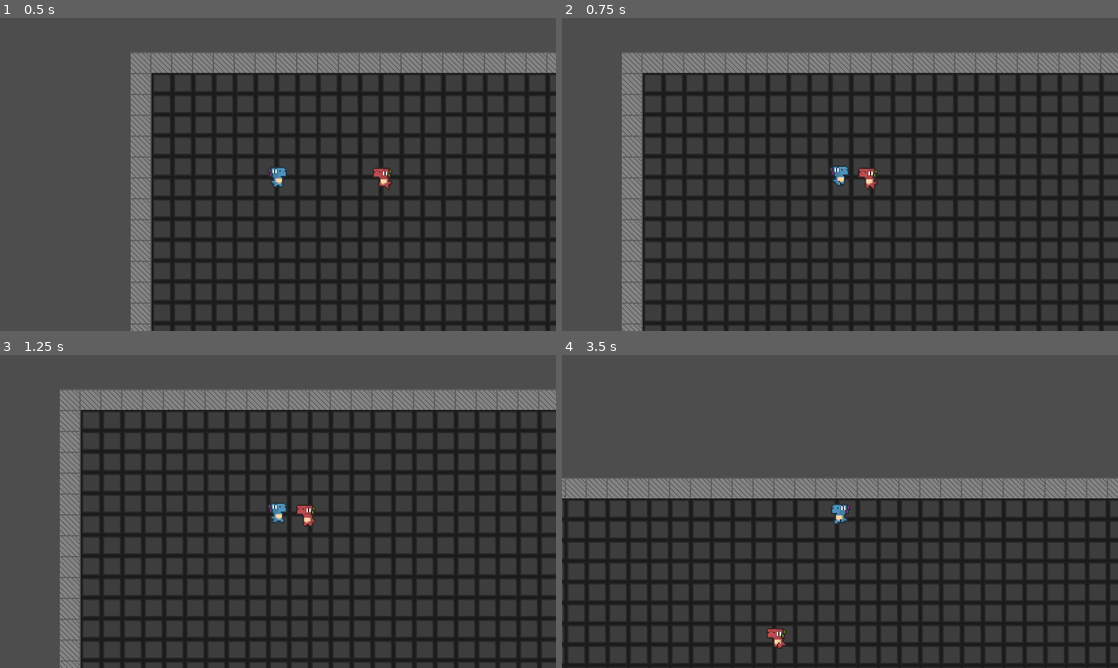
Above: before the commit, frames 1-4 (two rows, left to right).
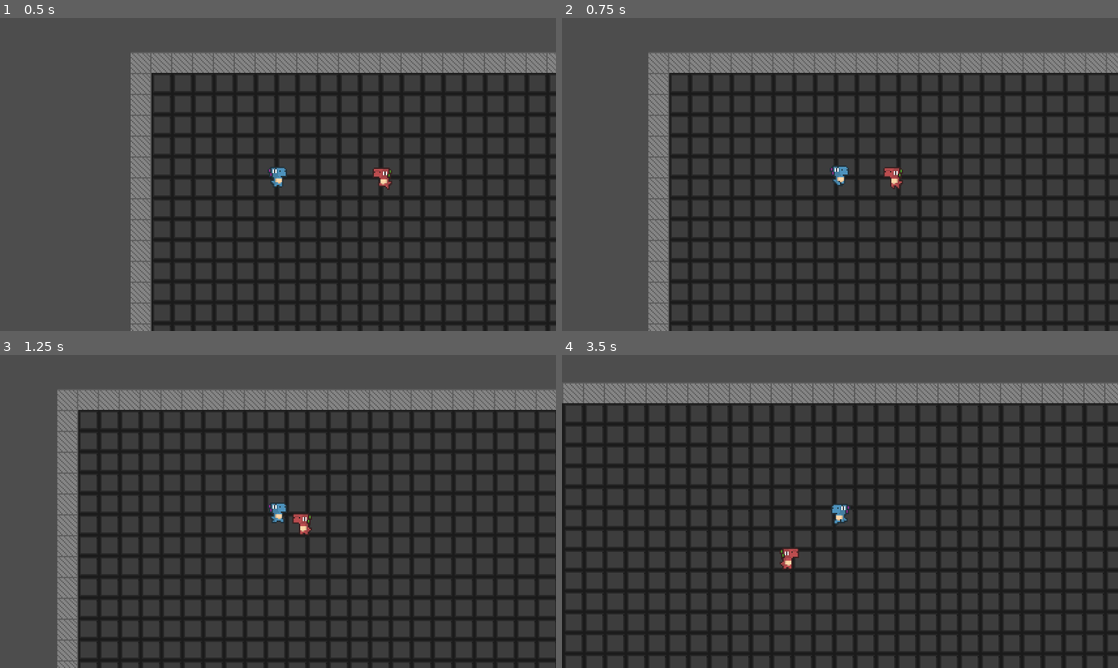
Above: after the commit, the same moments.

Repository: lopezmseb/neon-requiem
Game: Godot game, scene res://Scripts/test.tscn
Same seed, same stepped clock (60 frames per second), same inputs: the game is played once before the commit and once after it.
Inputs (mouse positions are in pixels of both pictures, inside the frame that each line leads up to):
- Up to frame 1 (0.5 s): no input
- Up to frame 2 (0.75 s): move the mouse to (962, 158) at 0.52 s; press the mouse at (962, 158) at 0.53 s; hold D (right) from 0.53 s (still down); tap Space (dash) at 0.6 s
- Up to frame 3 (1.25 s): keep holding D (right)
- Up to frame 4 (3.5 s): move the mouse to (728, 527) at 1.27 s; release D (right) at 1.28 s; release the mouse at (728, 527) at 1.28 s; hold S (down) 1.28-2.03 s; click (728, 527) at 1.35 s; tap Space (dash) at 1.55, 2.1, 3.05 s; move the mouse to (895, 442) at 2.02 s; press the mouse at (895, 442) at 2.03 s; hold D (right) 2.03-2.78 s; move the mouse to (812, 574) at 2.77 s; release the mouse at (812, 574) at 2.78 s; hold W (up) from 2.78 s (still down); click (812, 574) at 2.85 s

Frame 1 is identical in both runs. In frame 2, 20% of the frame differs, in the area x 10-100%, y 11-100%; in frame 3, 11%; in frame 4, 37%, in the area x 0-100%, y 9-100%.

Commit message:
make player stateless and added projectiles

Diff:
--- /dev/null
+++ b/Neon Requiem/Scenes/Player.gd
@@ -0,0 +1,59 @@
+extends CharacterBody2D
+
+const speed = 100
+const dashSpeed: float = 50
+const bulletSpeed = 500.0
+var is_dash_ready: bool = true
+var is_attack_ready: bool = true
+
+
+const bulletPath = preload("res://Scenes/bullet.tscn")
+
+@onready var animatedSprite = $AnimatedSprite2D
+
+func _physics_process(delta):
+	$Gun.look_at(get_global_mouse_position())
+
+	var moveDirection = Input.get_vector("left","right","up","down");
+	velocity = moveDirection * speed
+
+	if(velocity):
+		animatedSprite.play("Run")
+		animatedSprite.flip_h = velocity.x <= 0
+	else:
+		animatedSprite.play("Idle")
+
+	move_and_slide()
+
+	if Input.is_action_just_pressed("dash") && is_dash_ready:
+		dash()
+
+	if Input.is_action_pressed("attack") && is_attack_ready:
+		shoot()
+
+func dash():
+	is_dash_ready = false
+	$DashCooldown.start()
+	velocity = velocity * dashSpeed
+	move_and_slide()
+
+func _on_dash_cooldown_timeout():
+	is_dash_ready = true
+
+func shoot():
+	is_attack_ready = false
+	$AttackCooldown.start()
+	var bullet = bulletPath.instantiate()
+	get_parent().add_child(bullet)
+
+	# Position the bullet at the player's shooting point (Marker2D).
+	bullet.position = $Gun/Aiming.global_position
+
+	# Set the bullet's velocity and rotation based on the direction to the mouse.
+	var direction = (get_global_mouse_position() - bullet.position).normalized()
+	bullet.velocity = direction * bulletSpeed
+	bullet.rotation = direction.angle()
+
+
+func _on_attack_cooldown_timeout():
+	is_attack_ready = true
--- a/Neon Requiem/Scenes/Player.tscn
+++ b/Neon Requiem/Scenes/Player.tscn
@@ -1,10 +1,7 @@
-[gd_scene load_steps=17 format=3 uid="uid://byw7abk88jgwq"]
+[gd_scene load_steps=14 format=3 uid="uid://byw7abk88jgwq"]
 
-[ext_resource type="Script" path="res://Scripts/Player/Character.gd" id="1_c11dy"]
+[ext_resource type="Script" path="res://Scenes/Player.gd" id="1_rr7fk"]
 [ext_resource type="Texture2D" uid="uid://bsg5k6o8v23am" path="res://Assets/TestAssets/CharacterSprites/sheets/DinoSprites - doux.png" id="2_yhugl"]
-[ext_resource type="Script" path="res://Scripts/States/StateMachine.gd" id="3_26k2r"]
-[ext_resource type="Script" path="res://Scripts/States/Player/PlayerMoveState.gd" id="4_05xpc"]
-[ext_resource type="Script" path="res://Scripts/States/Player/PlayerDashState.gd" id="5_j5fij"]
 
 [sub_resource type="AtlasTexture" id="AtlasTexture_w0r2t"]
 atlas = ExtResource("2_yhugl")
@@ -83,9 +80,10 @@
 }]
 
 [sub_resource type="RectangleShape2D" id="RectangleShape2D_kfq2m"]
+size = Vector2(15, 17)
 
 [node name="Player" type="CharacterBody2D" groups=["Player"]]
-script = ExtResource("1_c11dy")
+script = ExtResource("1_rr7fk")
 
 [node name="AnimatedSprite2D" type="AnimatedSprite2D" parent="."]
 position = Vector2(0, 1)
@@ -94,29 +92,21 @@
 frame_progress = 0.165521
 
 [node name="CollisionShape2D" type="CollisionShape2D" parent="."]
+position = Vector2(-0.5, 1.5)
 shape = SubResource("RectangleShape2D_kfq2m")
 
-[node name="ControllerStateMachine" type="Node2D" parent="." node_paths=PackedStringArray("initialState")]
-script = ExtResource("3_26k2r")
-initialState = NodePath("Movement")
-
-[node name="Movement" type="Node2D" parent="ControllerStateMachine" node_paths=PackedStringArray("dashCooldown", "player", "animatedSprite")]
-script = ExtResource("4_05xpc")
-dashCooldown = NodePath("../Dash/DashCooldown")
-player = NodePath("../..")
-animatedSprite = NodePath("../../AnimatedSprite2D")
-
-[node name="Dash" type="Node2D" parent="ControllerStateMachine" node_paths=PackedStringArray("dashTimer", "cooldownTimer", "player", "animatedSprite")]
-script = ExtResource("5_j5fij")
-dashTimer = NodePath("DashTimer")
-cooldownTimer = NodePath("DashCooldown")
-player = NodePath("../..")
-animatedSprite = NodePath("../../AnimatedSprite2D")
-
-[node name="DashTimer" type="Timer" parent="ControllerStateMachine/Dash"]
-wait_time = 0.1
+[node name="DashCooldown" type="Timer" parent="."]
+wait_time = 3.0
 one_shot = true
 
-[node name="DashCooldown" type="Timer" parent="ControllerStateMachine/Dash"]
-wait_time = 2.0
+[node name="AttackCooldown" type="Timer" parent="."]
+wait_time = 0.25
 one_shot = true
+
+[node name="Gun" type="Node2D" parent="."]
+
+[node name="Aiming" type="Marker2D" parent="Gun"]
+position = Vector2(15, 0)
+
+[connection signal="timeout" from="DashCooldown" to="." method="_on_dash_cooldown_timeout"]
+[connection signal="timeout" from="AttackCooldown" to="." method="_on_attack_cooldown_timeout"]
--- /dev/null
+++ b/Neon Requiem/Scenes/bullet.tscn
@@ -0,0 +1,16 @@
+[gd_scene load_steps=4 format=3 uid="uid://b1vlue38274fi"]
+
+[ext_resource type="Texture2D" uid="uid://bdugsu1fc67h5" path="res://Assets/TestAssets/CharacterSprites/aseprite/bullet.png" id="1_ca1mw"]
+[ext_resource type="Script" path="res://Scripts/Player/bullet.gd" id="1_qax6u"]
+
+[sub_resource type="CircleShape2D" id="CircleShape2D_tnpq7"]
+radius = 2.0
+
+[node name="CharacterBody2D" type="CharacterBody2D"]
+script = ExtResource("1_qax6u")
+
+[node name="Bullet" type="Sprite2D" parent="."]
+texture = ExtResource("1_ca1mw")
+
+[node name="CollisionShape2D" type="CollisionShape2D" parent="."]
+shape = SubResource("CircleShape2D_tnpq7")
--- /dev/null
+++ b/Neon Requiem/Scripts/Player/bullet.gd
@@ -0,0 +1,12 @@
+extends CharacterBody2D
+
+const SPEED = 300.0
+
+
+func _physics_process(delta):
+	# Move the bullet and check for collisions
+	var collision = move_and_collide(velocity.normalized() * SPEED * delta)
+
+	# If a collision occurs, remove the bullet
+	if collision:
+		queue_free()  # Remove the bullet from the scene
--- a/Neon Requiem/project.godot
+++ b/Neon Requiem/project.godot
@@ -55,6 +55,11 @@
 "events": [Object(InputEventKey,"resource_local_to_scene":false,"resource_name":"","device":-1,"window_id":0,"alt_pressed":false,"shift_pressed":false,"ctrl_pressed":false,"meta_pressed":false,"pressed":false,"keycode":0,"physical_keycode":32,"key_label":0,"unicode":32,"echo":false,"script":null)
 ]
 }
+attack={
+"deadzone": 0.5,
+"events": [Object(InputEventMouseButton,"resource_local_to_scene":false,"resource_name":"","device":-1,"window_id":0,"alt_pressed":false,"shift_pressed":false,"ctrl_pressed":false,"meta_pressed":false,"button_mask":1,"position":Vector2(193, 17),"global_position":Vector2(197, 60),"factor":1.0,"button_index":1,"canceled":false,"pressed":true,"double_click":false,"script":null)
+]
+}
 
 [rendering]
 
Binary file added: Neon Requiem/Assets/TestAssets/CharacterSprites/aseprite/bullet.png
Not shown, added: Neon Requiem/Assets/TestAssets/CharacterSprites/aseprite/bullet.png.import
Not shown, added: Neon Requiem/Scripts/tes8582.tmp
Not shown, added: Neon Requiem/Scripts/tesD7A4.tmp
